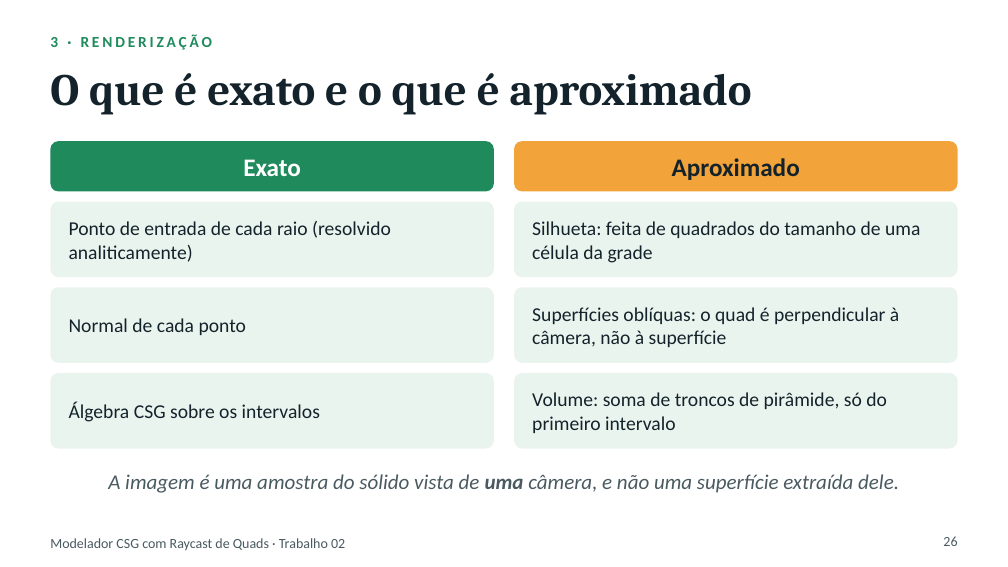
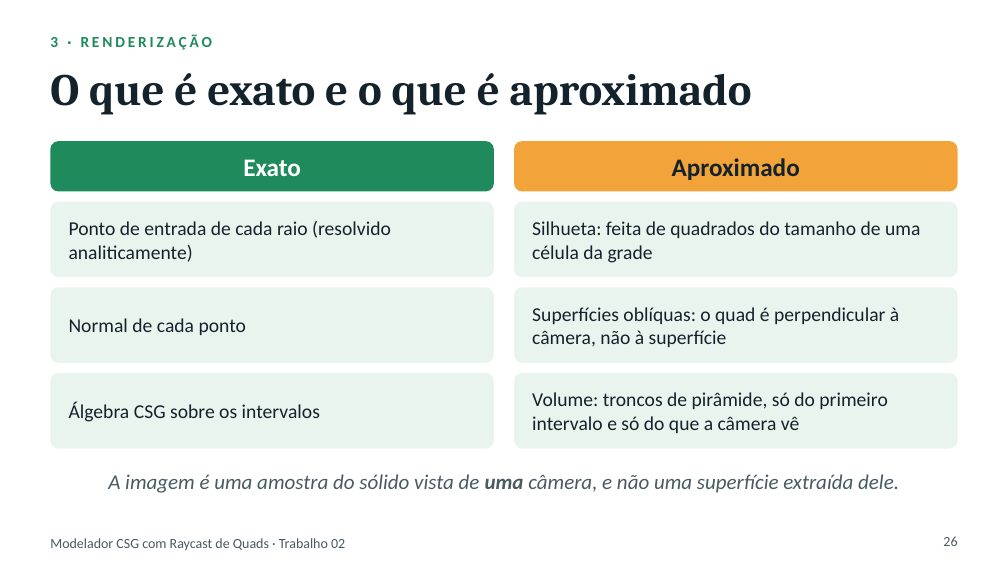
Before and after one commit to caiofelipempe/mdcc_mestrado_computacao_grafica, a slide deck: slide 26 of disciplines/modelagem_geometrica/trabalho_2/apresentacao.pptx. Drawn at 1008x567 pixels with LibreOffice and Linux fonts; fonts in the diff are those of the drawing. Boxes give left, top, right and bottom in pixels: in the first picture for what was removed or moved away, otherwise in the second. Text is boxed around its words. In the diff, an @@ line names an element or a change of style, - is before the commit and + after.

```diff
--- a/disciplines/modelagem_geometrica/trabalho_2/apresentacao.pptx
+++ b/disciplines/modelagem_geometrica/trabalho_2/apresentacao.pptx
@@ text at bbox=[532, 392, 887, 433]: text changed @@
-Volume: soma de troncos de pirâmide, só do primeiro intervalo
+Volume: troncos de pirâmide, só do primeiro intervalo e só do que a câmera vê
```
Also in this commit, not shown: 4 other slides changed, 1 slide added, 3 other files.
